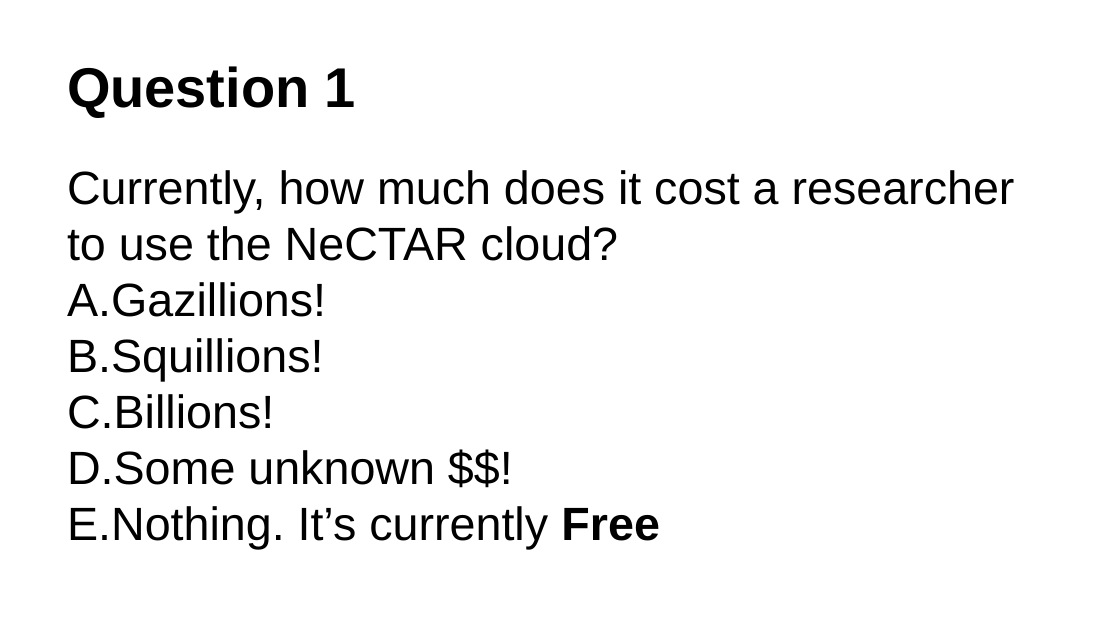
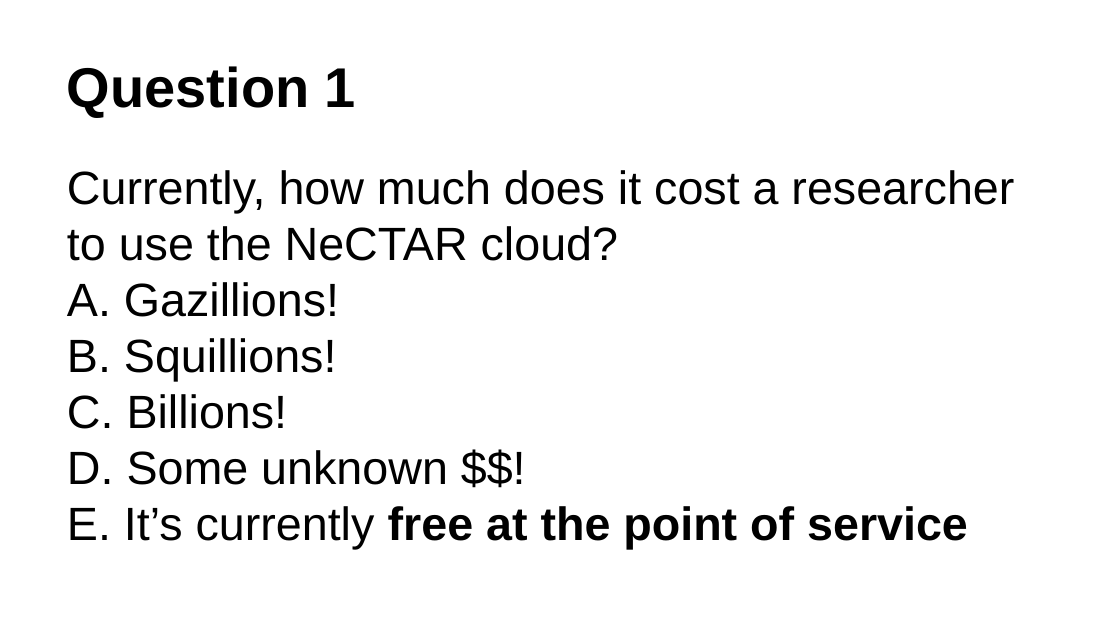
Before and after one commit to resbaz/nectar-cloud-lessons, a slide deck: slide 2 of Lessons/Lesson_I/Lesson_I_Questions.pptx. Drawn at 1120x630 pixels with LibreOffice and Linux fonts; fonts in the diff are those of the drawing. Boxes give left, top, right and bottom in pixels: in the first picture for what was removed or moved away, otherwise in the second. Text is boxed around its words. In the diff, an @@ line names an element or a change of style, - is before the commit and + after.

```diff
--- a/Lessons/Lesson_I/Lesson_I_Questions.pptx
+++ b/Lessons/Lesson_I/Lesson_I_Questions.pptx
@@ text at <box>124,282,448,485</box>: indent changed @@
@@ text at <box>124,506,968,550</box>: text changed; bold on @@
-E. Nothing. It’s currently Free
+E. It’s currently free at the point of service
```
Also in this commit, not shown: 4 other slides changed, 1 slide removed, 1 other file.
